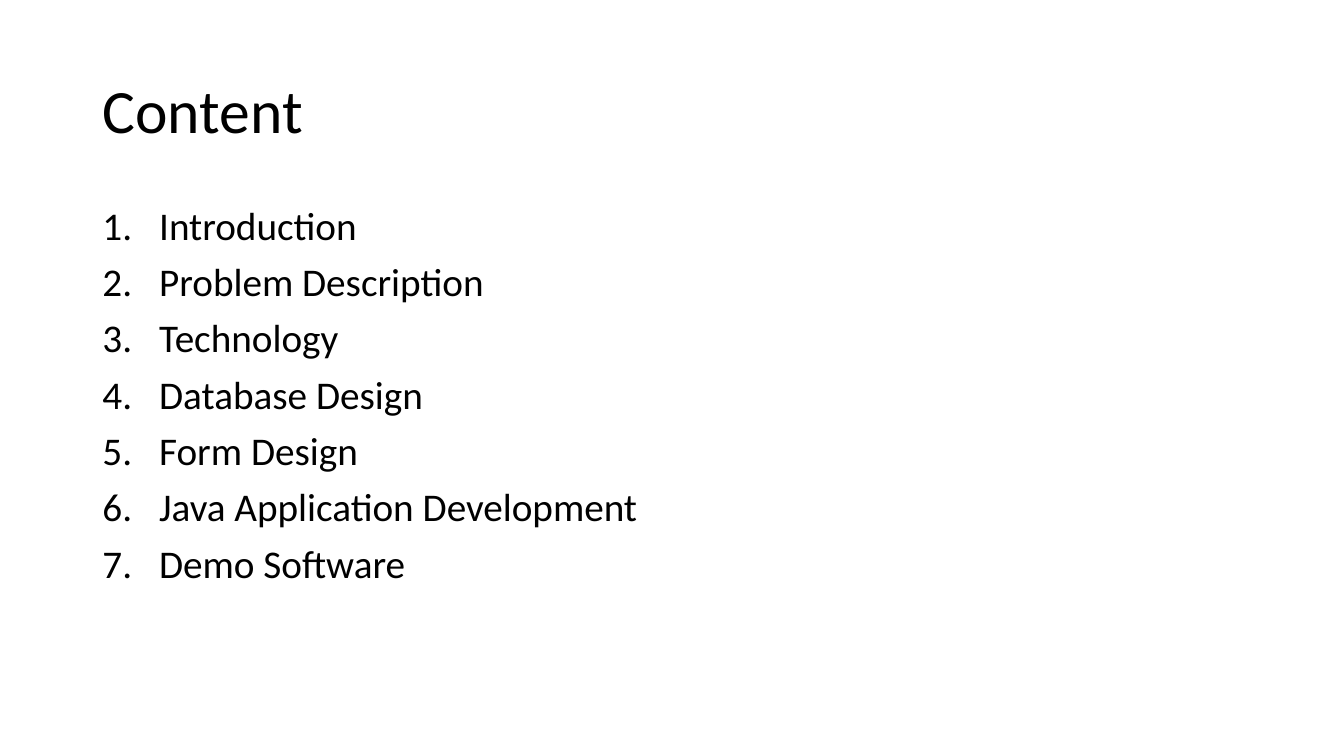
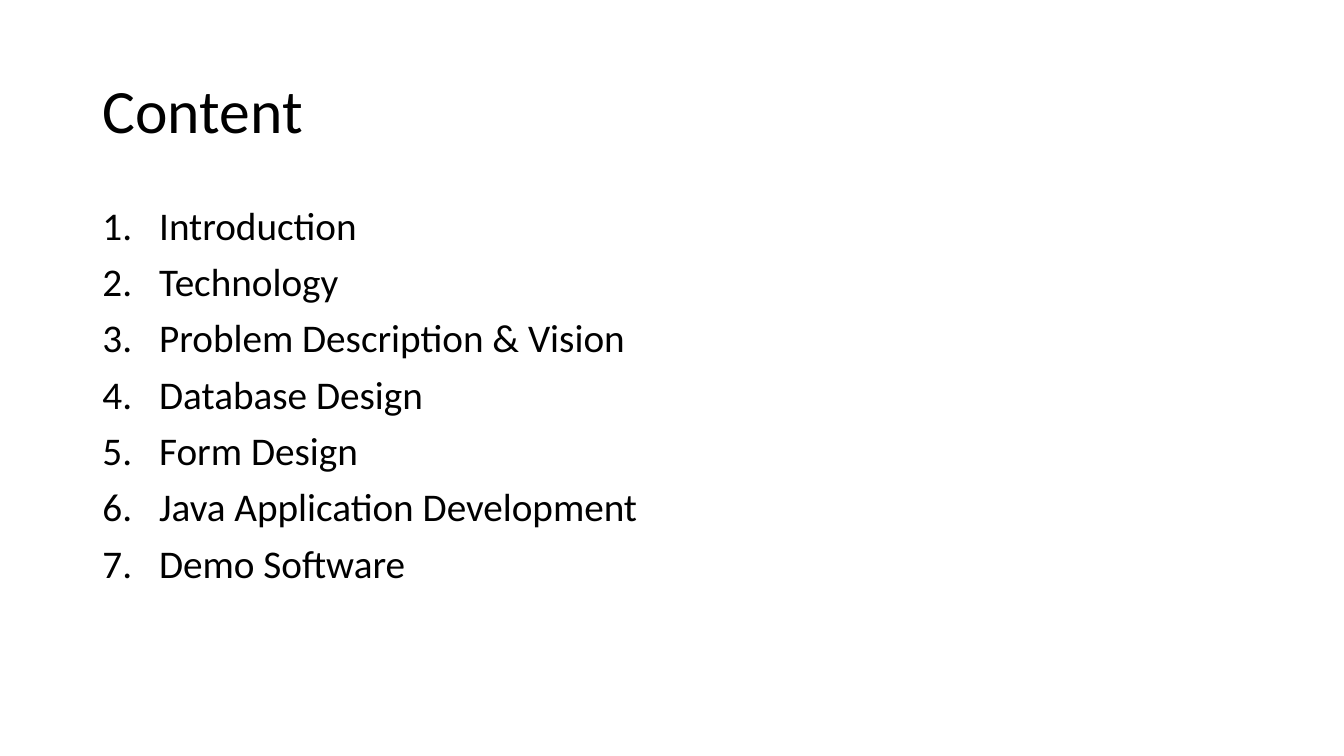
Before and after one commit to BanlyTong/java-project, a slide deck: slide 2 of Slide/Healthcare Service.pptx. Drawn at 1344x756 pixels with LibreOffice and Linux fonts; fonts in the diff are those of the drawing. Boxes give left, top, right and bottom in pixels: in the first picture for what was removed or moved away, otherwise in the second. Text is boxed around its words. In the diff, an @@ line names an element or a change of style, - is before the commit and + after.

```diff
--- a/Slide/Healthcare Service.pptx
+++ b/Slide/Healthcare Service.pptx
@@ text at box(159, 268, 484, 303): paragraph removed @@
-2. Problem Description
@@ text at box(159, 324, 625, 359): paragraph added @@
+3. Problem Description & Vision
```
Also in this commit, not shown: 9 other slides changed.
